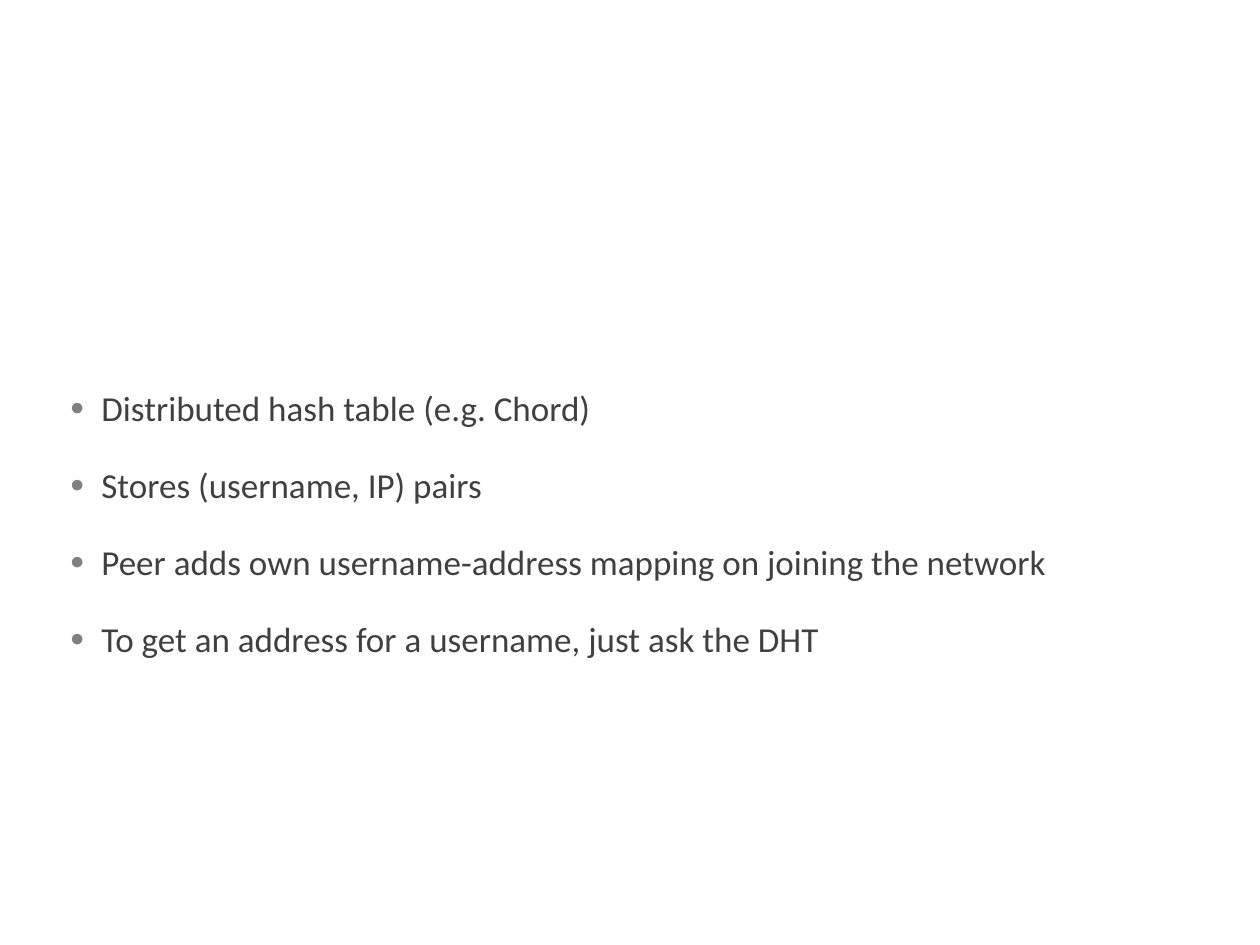
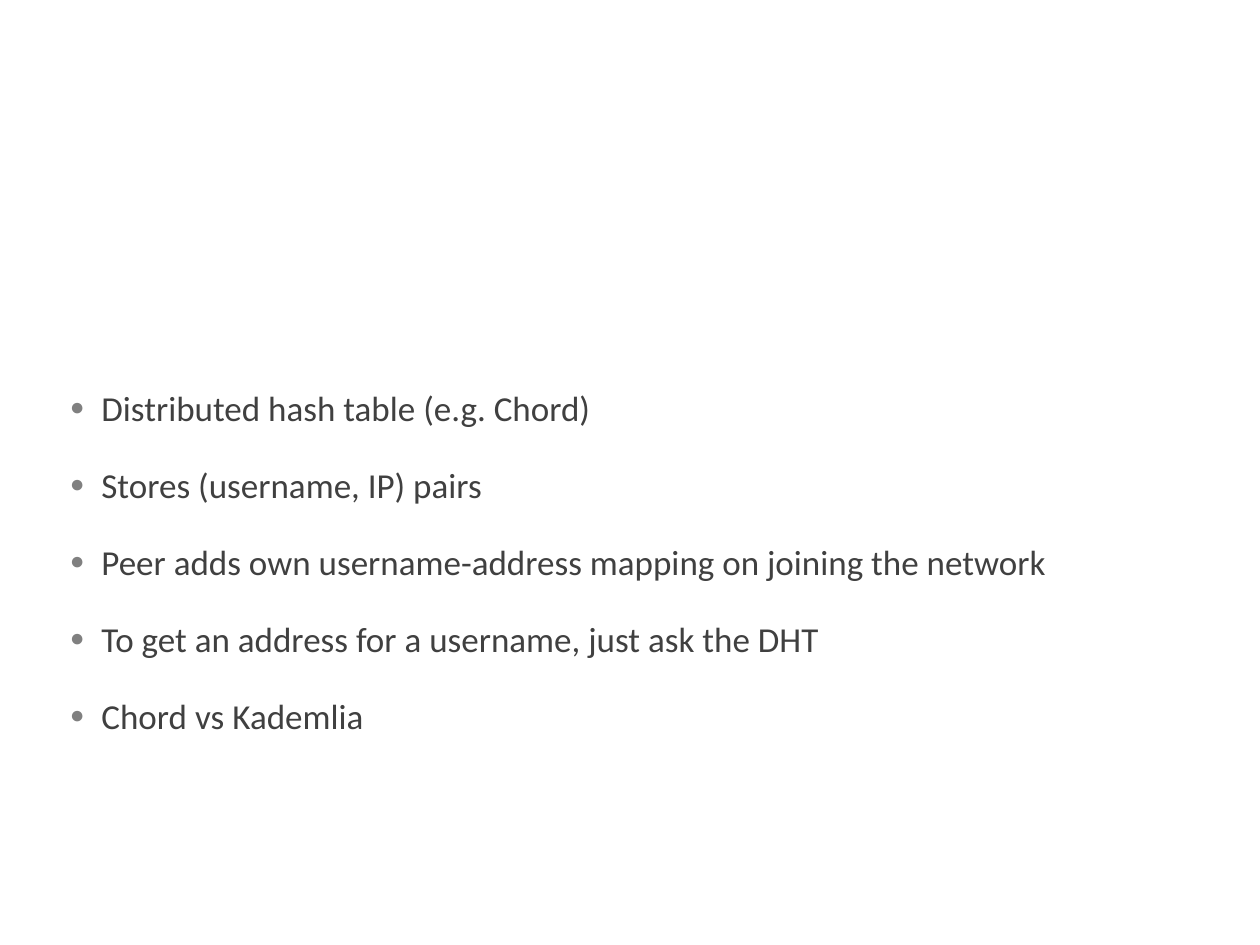
Before and after one commit to nileLivingston/339_final, a slide deck: slide 5 of BLiP Presentation.pptx. Drawn at 1260x945 pixels with LibreOffice and Linux fonts; fonts in the diff are those of the drawing; background and template pictures are left out. Boxes give left, top, right and bottom in pixels: in the first picture for what was removed or moved away, otherwise in the second. Text is boxed around its words. In the diff, an @@ line names an element or a change of style, - is before the commit and + after.

```diff
--- a/BLiP Presentation.pptx
+++ b/BLiP Presentation.pptx
@@ text at <box>101,704,363,730</box>: paragraph added @@
+● Chord vs Kademlia
```
Also in this commit, not shown: 1 other slide changed, 1 slide added, 1 other file.
